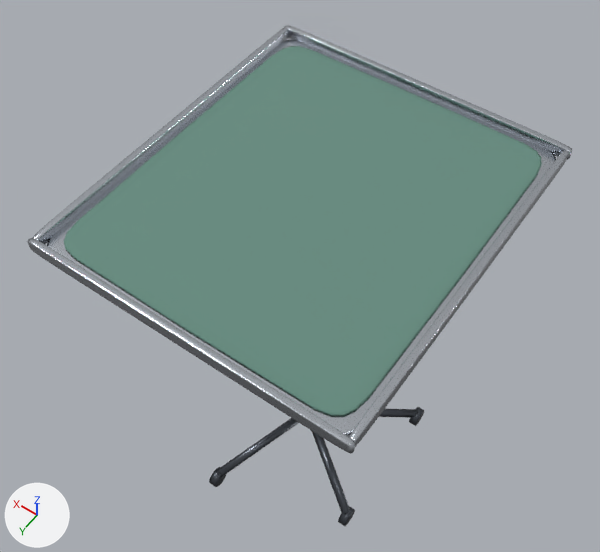
Two versions of the glTF model assets/models/props/instrument_tray.glb, one commit apart.
One viewpoint serves both versions: a 50 mm camera at (-0.629, 0.923, 2.089) aimed at (0.075, -0.063, 0.54). Every picture has the same lights, and +X, +Y and +Z are marked at lower left. The first picture is the older version.

Objects in the first picture: 'Base', 'Drape', 'Tray'.
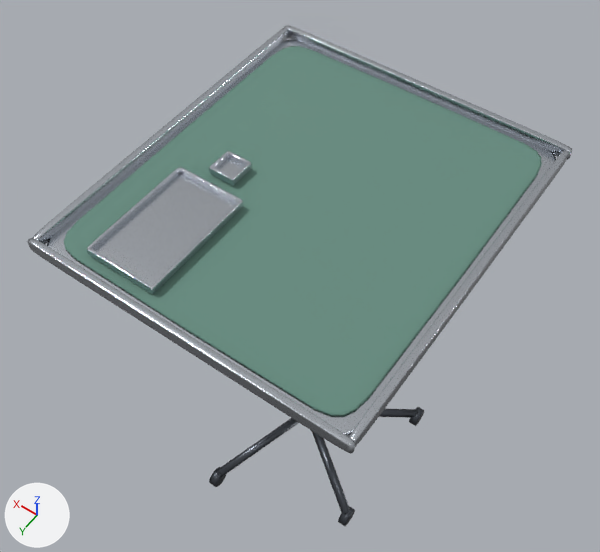
Where the change shows, as pixel boxes (x1, y1, x2, y2) in the pictures (600 x 552 px):
'SmallTrays', added: after (87, 151, 252, 294)

The edits, one by one:
Mesh me_smalltrays is new.
It has 2880 vertices, 5280 faces and spans x 0.09..0.25, y 0.01..0.36, z 0.913..0.931.
It uses material mat_steel (light grey #c7ccd4).
Object 'SmallTrays' (ob_smalltrays) is new; it shows me_smalltrays.
Its location is (0.0, 0.0, 0.0).
